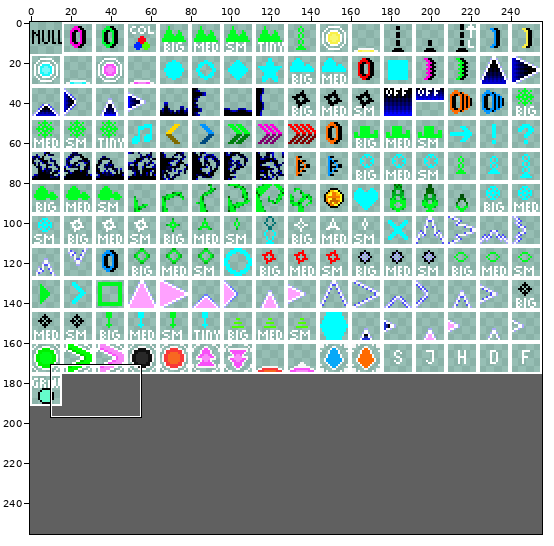
One commit to this sprite sheet: levels/sprites.png. Above, an overview of the earlier version with the close-up marked.
Close-up. As it was:
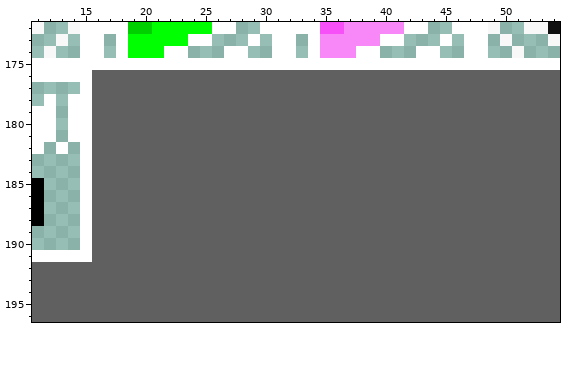
The file is 256x256 pixels. Shown: x 11..54, y 172..196.
And afterwards:
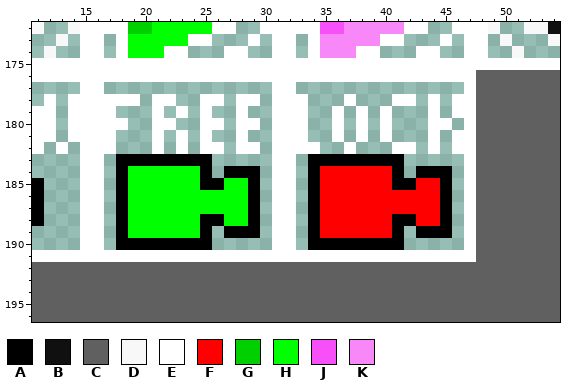
Palette (. is transparent): A #000000  B #101010  C #606060  D #f8f8f8  E #ffffff  F #ff0000  G #00d000  H #00ff00  J #f850f8  K #f888f8
Difference:
y 176: x 16..47 CCCCCCCCCCCCCCCCCCCCCCCCCCCCCCCC -> EEEEEEEEEEEEEEEEEEEEEEEEEEEEEEEE
y 177: x 16..47 CCCCCCCCCCCCCCCCCCCCCCCCCCCCCCCC -> E..............EE..............E
y 178: x 16..47 CCCCCCCCCCCCCCCCCCCCCCCCCCCCCCCC -> EEEE.EE..EE.EE.EEE...E...EE.E.EE
y 179: x 16..47 CCCCCCCCCCCCCCCCCCCCCCCCCCCCCCCC -> EE...E.E.E..E..EEE..E.E.E...E.EE
y 180: x 16..47 CCCCCCCCCCCCCCCCCCCCCCCCCCCCCCCC -> EEE..EE..EE.EE.EEE..E.E.E...EE.E
y 181: x 16..47 CCCCCCCCCCCCCCCCCCCCCCCCCCCCCCCC -> EE...E.E.E..E..EEE..E.E.E...E.EE
y 182: x 16..47 CCCCCCCCCCCCCCCCCCCCCCCCCCCCCCCC -> EE...E.E.EE.EE.EEEE..E...EE.E.EE
y 183: x 16..47 CCCCCCCCCCCCCCCCCCCCCCCCCCCCCCCC -> E.AAAAAAAA.....EE.AAAAAAAA.....E
y 184: x 16..47 CCCCCCCCCCCCCCCCCCCCCCCCCCCCCCCC -> E.AHHHHHHA.AAA.EE.AFFFFFFA.AAA.E
y 185: x 16..47 CCCCCCCCCCCCCCCCCCCCCCCCCCCCCCCC -> E.AHHHHHHAAHHA.EE.AFFFFFFAAFFA.E
y 186..187: x 16..47 CCCCCCCCCCCCCCCCCCCCCCCCCCCCCCCC -> E.AHHHHHHHHHHA.EE.AFFFFFFFFFFA.E
y 188: x 16..47 CCCCCCCCCCCCCCCCCCCCCCCCCCCCCCCC -> E.AHHHHHHAAHHA.EE.AFFFFFFAAFFA.E
y 189: x 16..47 CCCCCCCCCCCCCCCCCCCCCCCCCCCCCCCC -> E.AHHHHHHA.AAA.EE.AFFFFFFA.AAA.E
y 190: x 16..47 CCCCCCCCCCCCCCCCCCCCCCCCCCCCCCCC -> E.AAAAAAAA.....EE.AAAAAAAA.....E
y 191: x 16..47 CCCCCCCCCCCCCCCCCCCCCCCCCCCCCCCC -> EEEEEEEEEEEEEEEEEEEEEEEEEEEEEEEE
